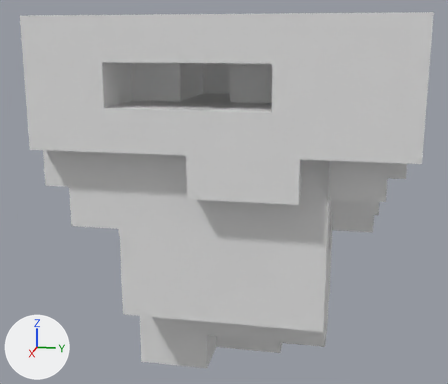
The glTF model Meshes/arena.glb as it was, and as the next commit left it.
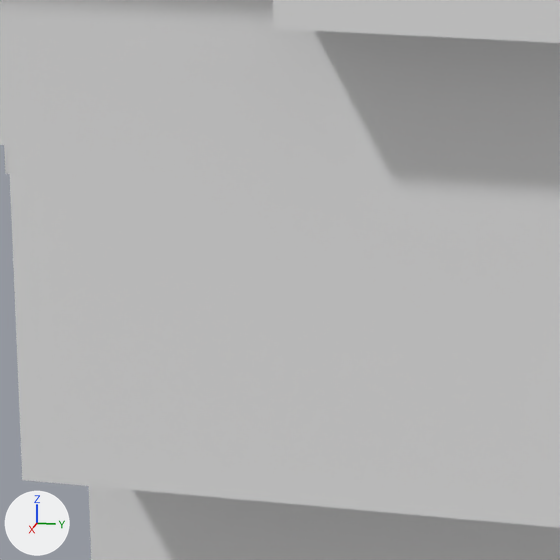
Each version appears first whole from a camera (50 mm lens) standing at (69.9, 11.4, 35.0) and looking at (0.7, -2.5, 17.6), and next in a close-up on the part from 26% to 58% of the width and 50% to 87% of the height. The axes (+X, +Y, +Z) are drawn at lower left. The lights are the same throughout. Vertices at the same position are counted once.
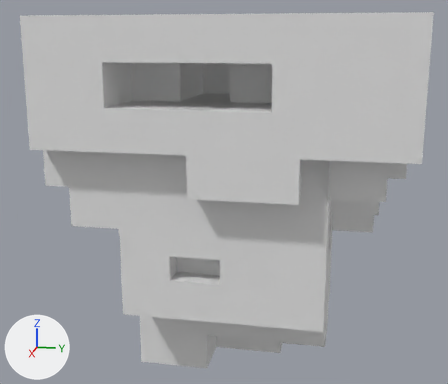
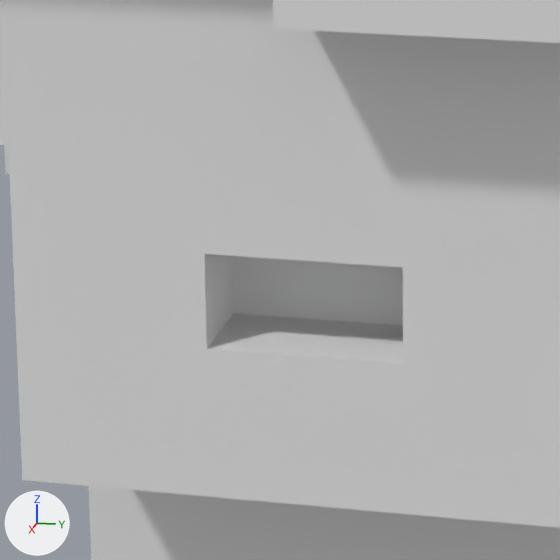
Where the change shows, as pixel boxes [x1, y1, x2, y2] in the close-ups (560 x 560 px):
part 1 of me_cube, built on
    both: [204, 254, 403, 364]

Patch to the scene script:
```diff
--- a/Meshes/arena.glb.py
+++ b/Meshes/arena.glb.py
@@ me_cube @@
 # used by ob_cube; location = (0.0, 0.0, 1.0)
-me_cube.from_pydata(...)  # 1069 vertices, 2070 faces; spans x -17.5..17.5, y -17.5..17.5, z -1.0..36.0
+me_cube.from_pydata(...)  # 1075 vertices, 2082 faces; spans x -17.5..17.5, y -17.5..17.5, z -1.0..36.0
+# me_cube part 1
+# 4 faces are deleted
+# 6 new vertices lie (-2.5, 0.0, 0.0) away from vertices in x 15.0, y -5.0..0.0, z 11.0..13.5
+# 16 new faces join them
```
